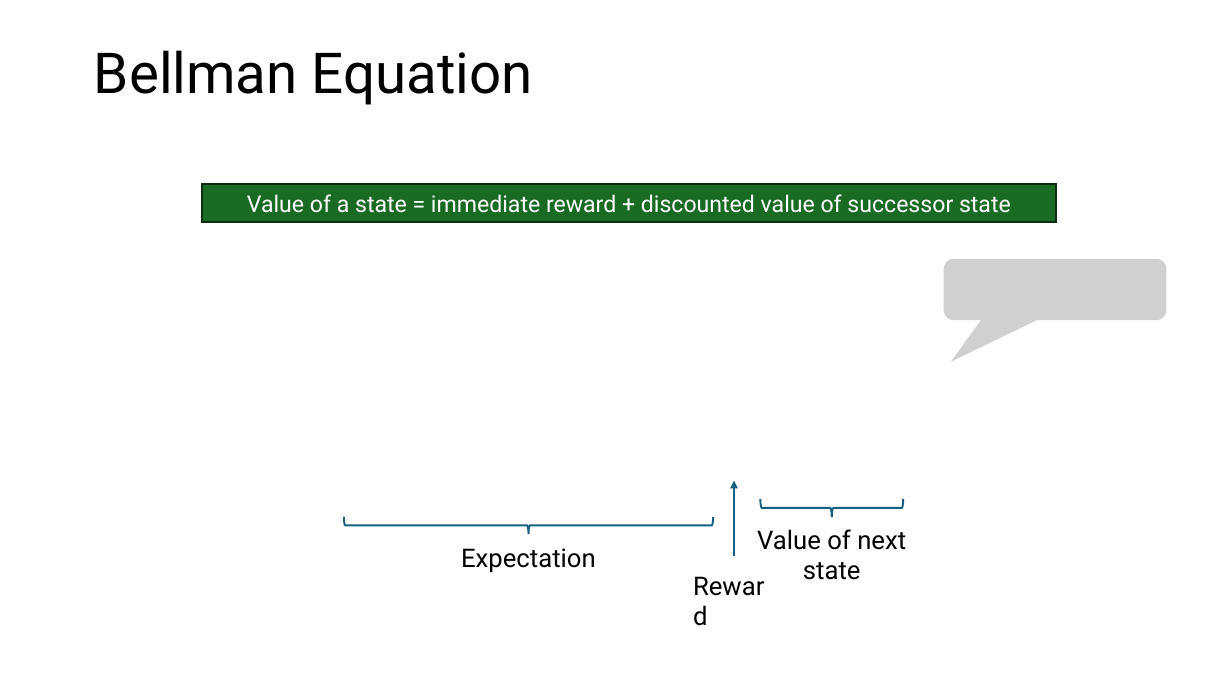
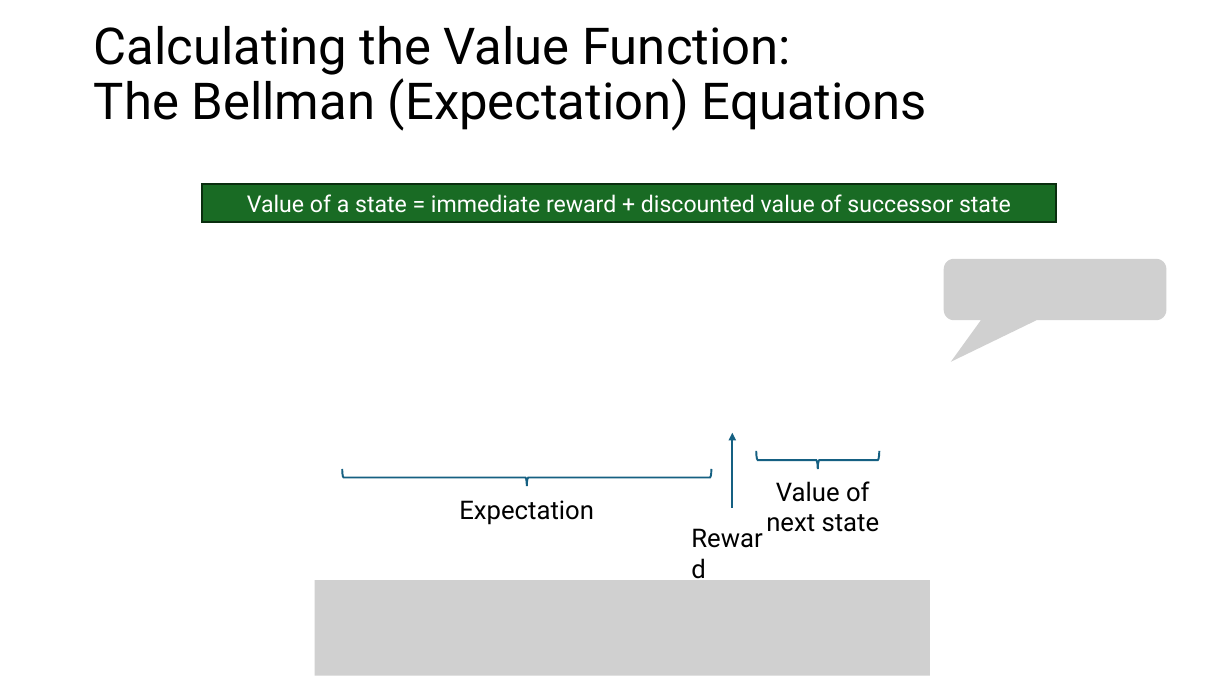
Before and after one commit to mhahsler/Introduction_to_Reinforcement_Learning, a slide deck: slide 20 of slides/Lecture_Chapter03.pptx (slide 19 before the commit). Drawn at 1232x693 pixels with LibreOffice and Linux fonts; fonts in the diff are those of the drawing; grey boxes stand for pictures. Boxes give left, top, right and bottom in pixels: in the first picture for what was removed or moved away, otherwise in the second. Text is boxed around its words. In the diff, an @@ line names an element or a change of style, - is before the commit and + after.

```diff
--- a/slides/Lecture_Chapter03.pptx
+++ b/slides/Lecture_Chapter03.pptx
@@ title at <box>94,26,927,131</box>: text changed; size 44 to 39.6 pt @@
-Bellman Equation
+Calculating the Value Function:
+The Bellman (Expectation) Equations
@@ 2 texts, 1 arrow, 1 right brace: place and size @@
-2 texts, 1 arrow, 1 right brace at <box>344,481,787,605</box>
+2 texts, 1 arrow, 1 right brace at <box>342,433,786,557</box>
@@ text "Value of next state" rewrapped from <box>757,529,906,580</box> to <box>766,481,880,532</box> @@
@@ right brace: place and size @@
-right brace at <box>760,499,903,517</box>
+right brace at <box>756,451,879,469</box>
@@ picture added at <box>315,580,931,676</box> @@
```
Also in this commit, not shown: 6 other slides changed, 1 other file.
